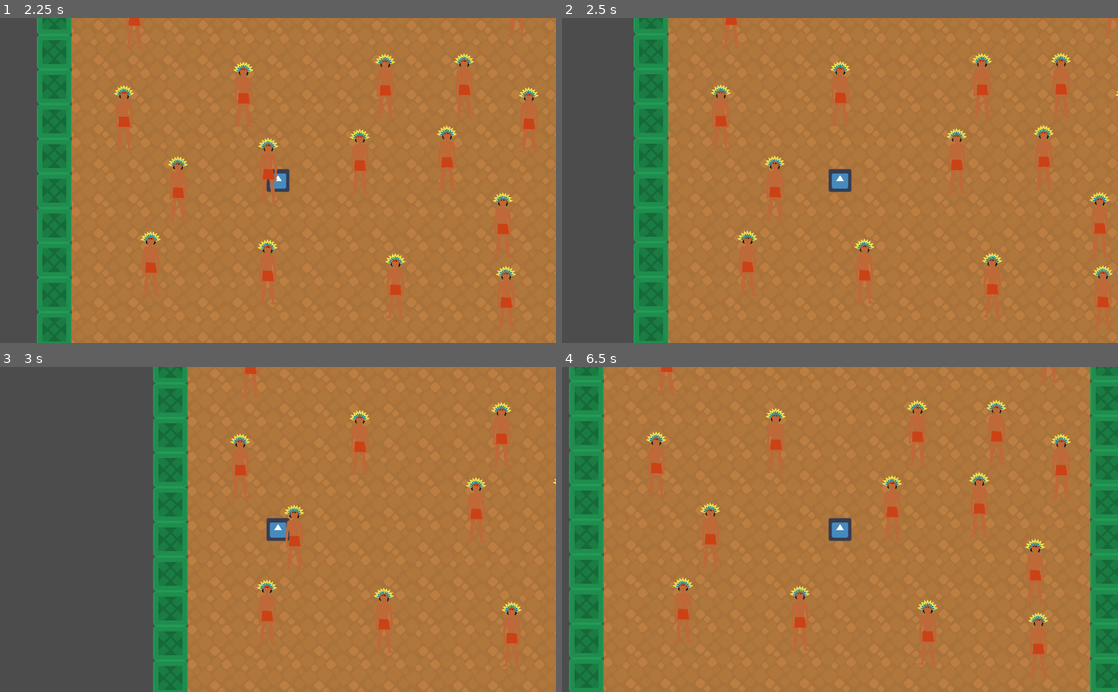
Above: before the commit, frames 1-4 (two rows, left to right).
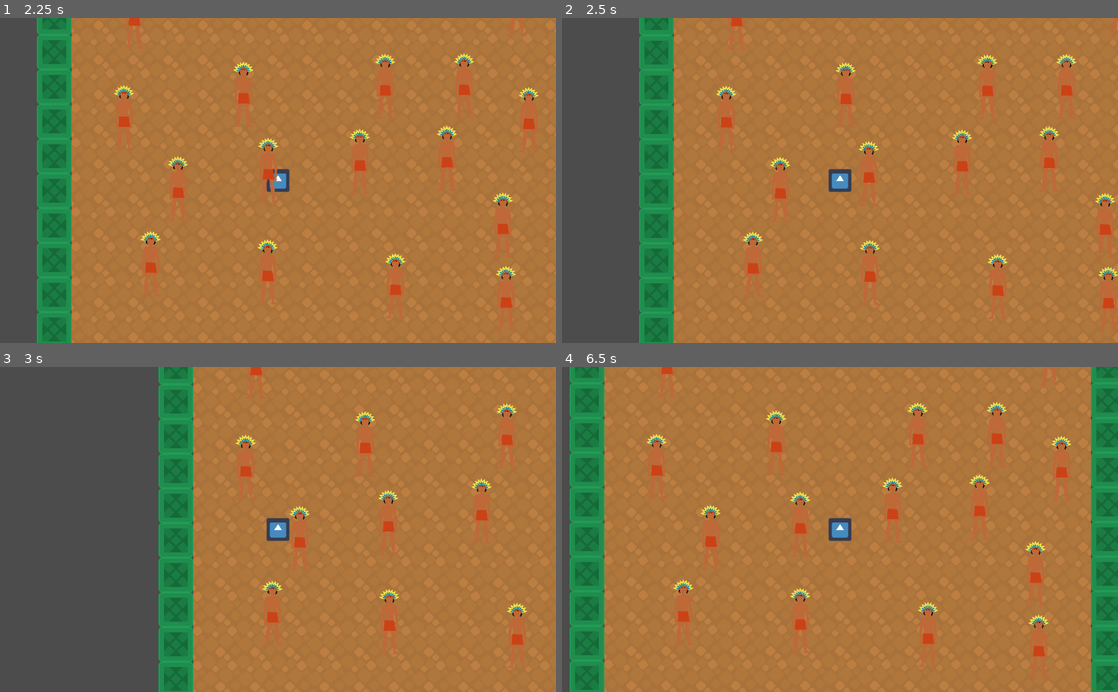
Above: after the commit, the same moments.

Repository: lendroit/welcome_thomas
Game: Godot game, scene res://World.tscn
The game is run twice, just before and just after one commit, with the same random seed, the same clock (stepped at 60 frames per second) and the same inputs. The engine's default icon, where the game draws it, is replaced by a stand-in: a white triangle on a blue panel in a dark square.
Inputs:
- Up to frame 1 (2.25 s): tap Enter (ui_accept) at 0.5, 0.77, 1.52 s; hold Up (ui_up) 0.53-2.03 s; hold Left (ui_left) from 2.03 s (still down)
- Up to frame 2 (2.5 s): keep holding Left (ui_left)
- Up to frame 3 (3 s): keep holding Left (ui_left)
- Up to frame 4 (6.5 s): tap Enter (ui_accept) at 3.02, 3.77, 4.52, 6.02 s; release Left (ui_left) at 3.53 s; hold Down (ui_down) 3.53-4.28 s; hold Right (ui_right) 4.28-5.03 s; hold Up (ui_up) 5.03-5.78 s; hold Right (ui_right) from 5.78 s (still down)

Frame 1 is identical in both runs. In frame 2, 5.0% of the frame differs, in the area x 12-100%, y 0-100%; in frame 3, 4.4%; in frame 4, 2.7%.

Commit message:
bugfix: Mayan friction is linear

Diff:
--- a/Mayan/Mayan.gd
+++ b/Mayan/Mayan.gd
@@ -13,7 +13,7 @@
 	_go_back_to_original_position_force(state)
 
 func _friction_force(state):
-	state.apply_central_impulse(-state.linear_velocity *state.linear_velocity* FRICTION)
+	state.apply_central_impulse(-state.linear_velocity * FRICTION)
 
 func _go_back_to_original_position_force(state):
 	var direction_towards_initial_position = position.direction_to(initial_position)
